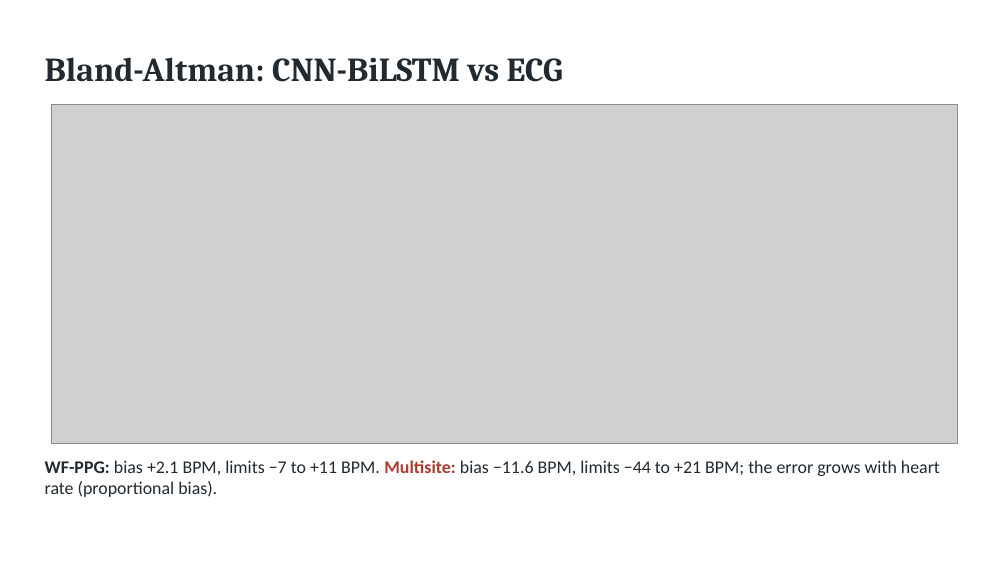
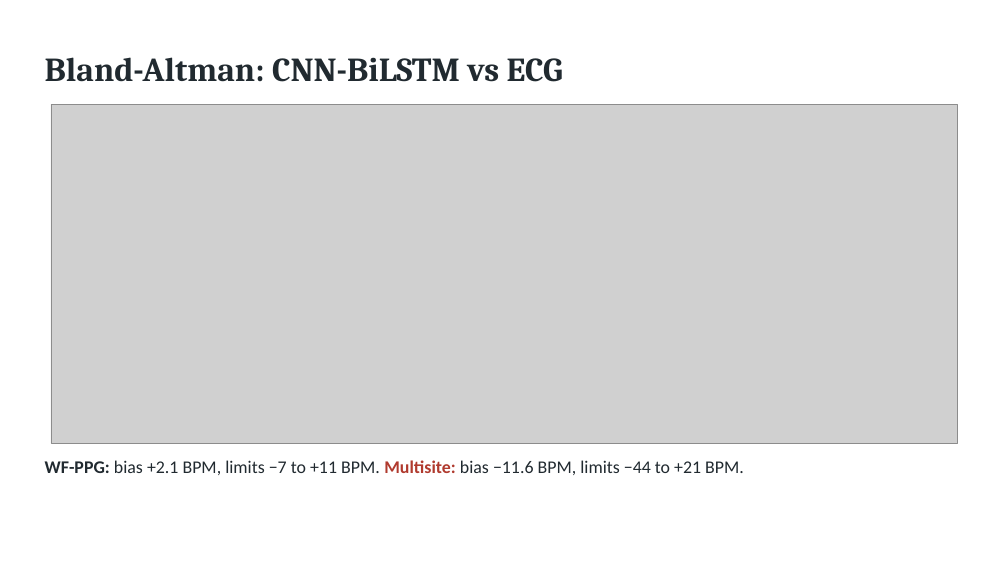
Before and after one commit to havedere/BSAA_HR, a slide deck: slide 9 of docs/hr_cnn_bilstm_results.odp. Drawn at 1008x567 pixels with LibreOffice and Linux fonts; fonts in the diff are those of the drawing; grey boxes stand for pictures. Boxes give left, top, right and bottom in pixels: in the first picture for what was removed or moved away, otherwise in the second. Text is boxed around its words. In the diff, an @@ line names an element or a change of style, - is before the commit and + after.

```diff
--- a/docs/hr_cnn_bilstm_results.odp
+++ b/docs/hr_cnn_bilstm_results.odp
@@ text at (45,460,744,475): text changed @@
-WF-PPG: bias +2.1 BPM, limits −7 to +11 BPM. Multisite: bias −11.6 BPM, limits −44 to +21 BPM; the error grows with heart rate (proportional bias).
+WF-PPG: bias +2.1 BPM, limits −7 to +11 BPM. Multisite: bias −11.6 BPM, limits −44 to +21 BPM.
```
Also in this commit, not shown: 6 other slides changed, 5 other files.
